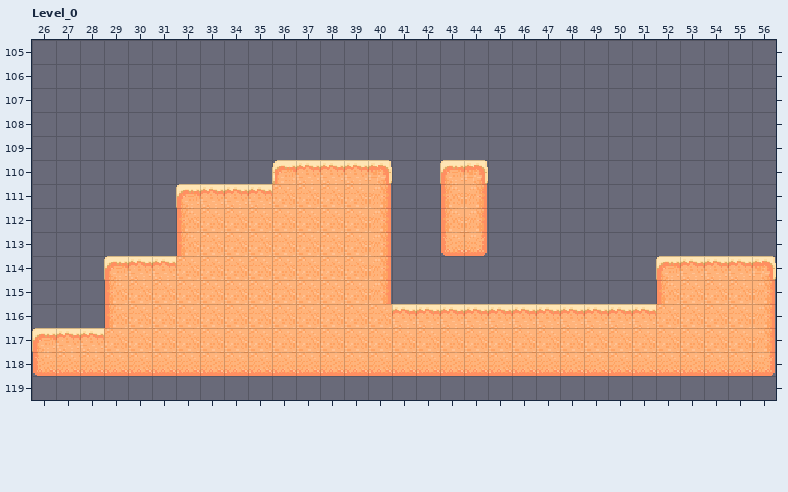
LDtk project -- Assets/LDTK/Fish World Level.ldtk. The picture above is the old version.
Cells are 16x16 px. Shown: Level_0 x 26..56, y 105..119.
The result:
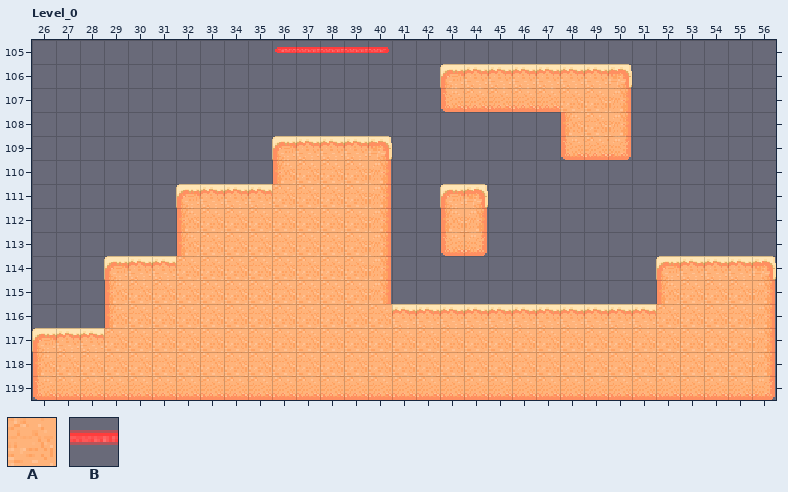
Key: from "Ground": A 1 "Ground", B 2 "Platforms".
_ is an empty cell.
Diff:
Layer "Ground":
Tile A now appears in rows 106 to 107 at x 43 to 50; in row 108 at x 48 to 50; in row 109 at x 36 to 40 and 48 to 50; in row 119 at x 26 to 56.
Tile B now appears in row 105 at x 36 to 40.
Tile A is removed in row 110 at x 43 to 44.
